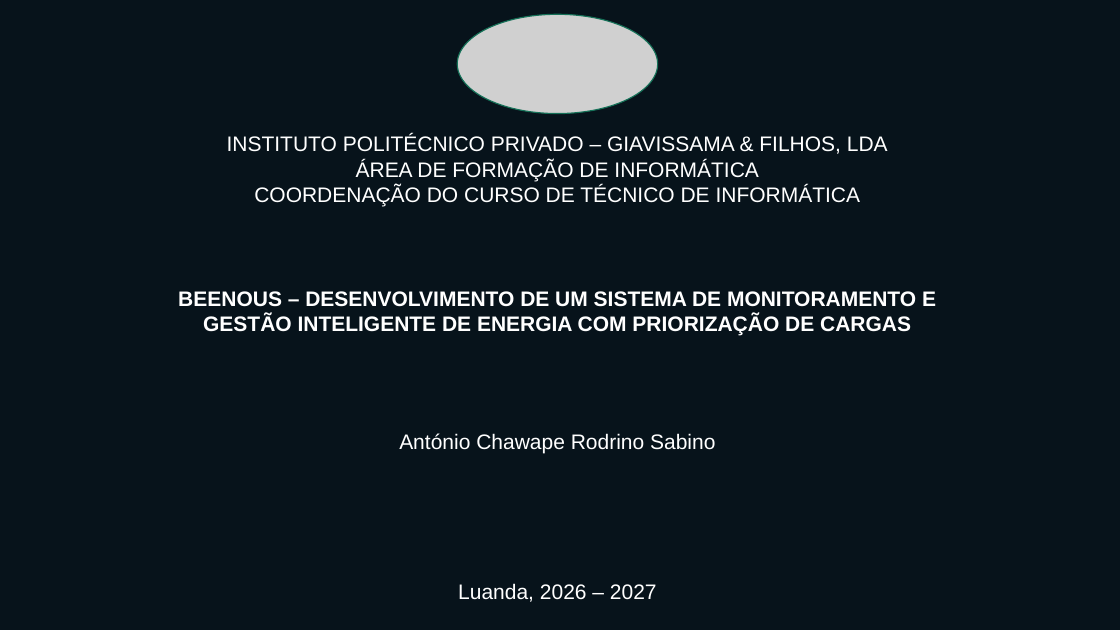
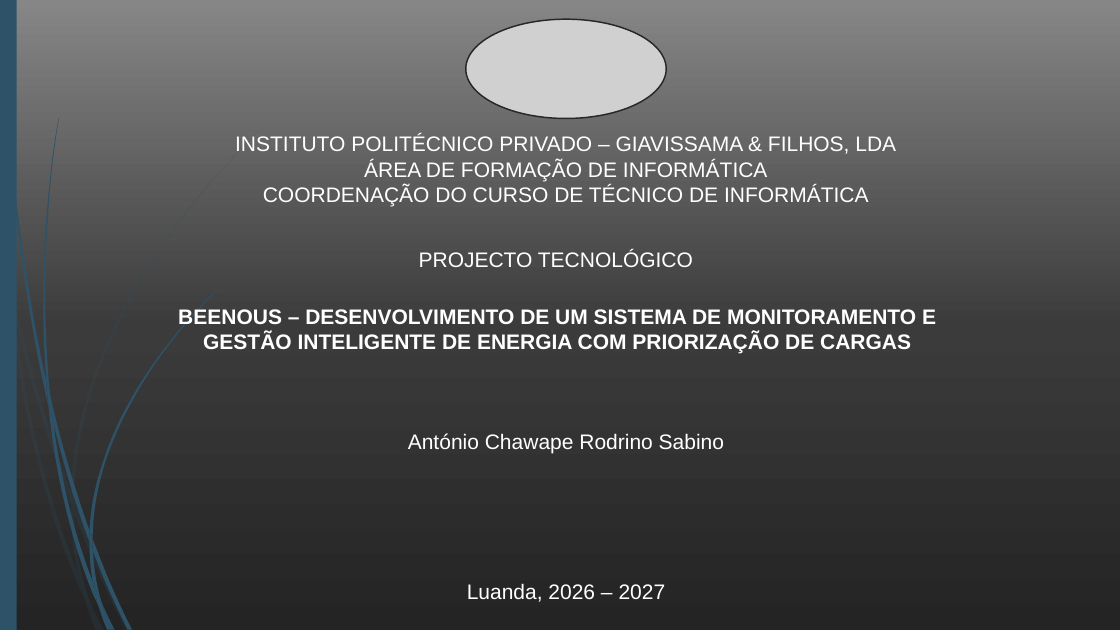
Before and after one commit to antoniosabino2026/BEENOUS, a slide deck: slide 1 of TCC/SLIDES/BEENOUS-Better-Energy-Efficiency.pptx. Drawn at 1120x630 pixels with LibreOffice and Linux fonts; fonts in the diff are those of the drawing; grey boxes stand for pictures. Boxes give left, top, right and bottom in pixels: in the first picture for what was removed or moved away, otherwise in the second. Text is boxed around its words. In the diff, an @@ line names an element or a change of style, - is before the commit and + after.

```diff
--- a/TCC/SLIDES/BEENOUS-Better-Energy-Efficiency.pptx
+++ b/TCC/SLIDES/BEENOUS-Better-Energy-Efficiency.pptx
@@ background #07131B to gradient #242424 to #3B3B3B to #868686 @@
@@ rectangle added at (0, 0, 17, 630), fill #2E5369 @@
@@ picture: place and size @@
-picture at (457, 14, 658, 113)
+picture at (466, 19, 667, 118)
@@ text added at (419, 250, 693, 267), 18 pt, text #FFFFFF @@
+PROJECTO TECNOLÓGICO
@@ text "BEENOUS – DESENVOLVIMENTO DE UM ...": place and size @@
-text "BEENOUS – DESENVOLVIMENTO DE UM ..." at (178, 291, 936, 336)
+text "BEENOUS – DESENVOLVIMENTO DE UM ..." at (178, 309, 936, 354)
@@ group added at (0, 129, 262, 630): 10 freeform shapes @@
@@ group added at (3, 0, 218, 630): 12 freeform shapes @@
@@ 3 texts: place and size @@
-3 texts at (227, 135, 888, 602)
+3 texts at (235, 136, 896, 602)
```
Also in this commit, not shown: 7 other slides changed, 9 other files.
